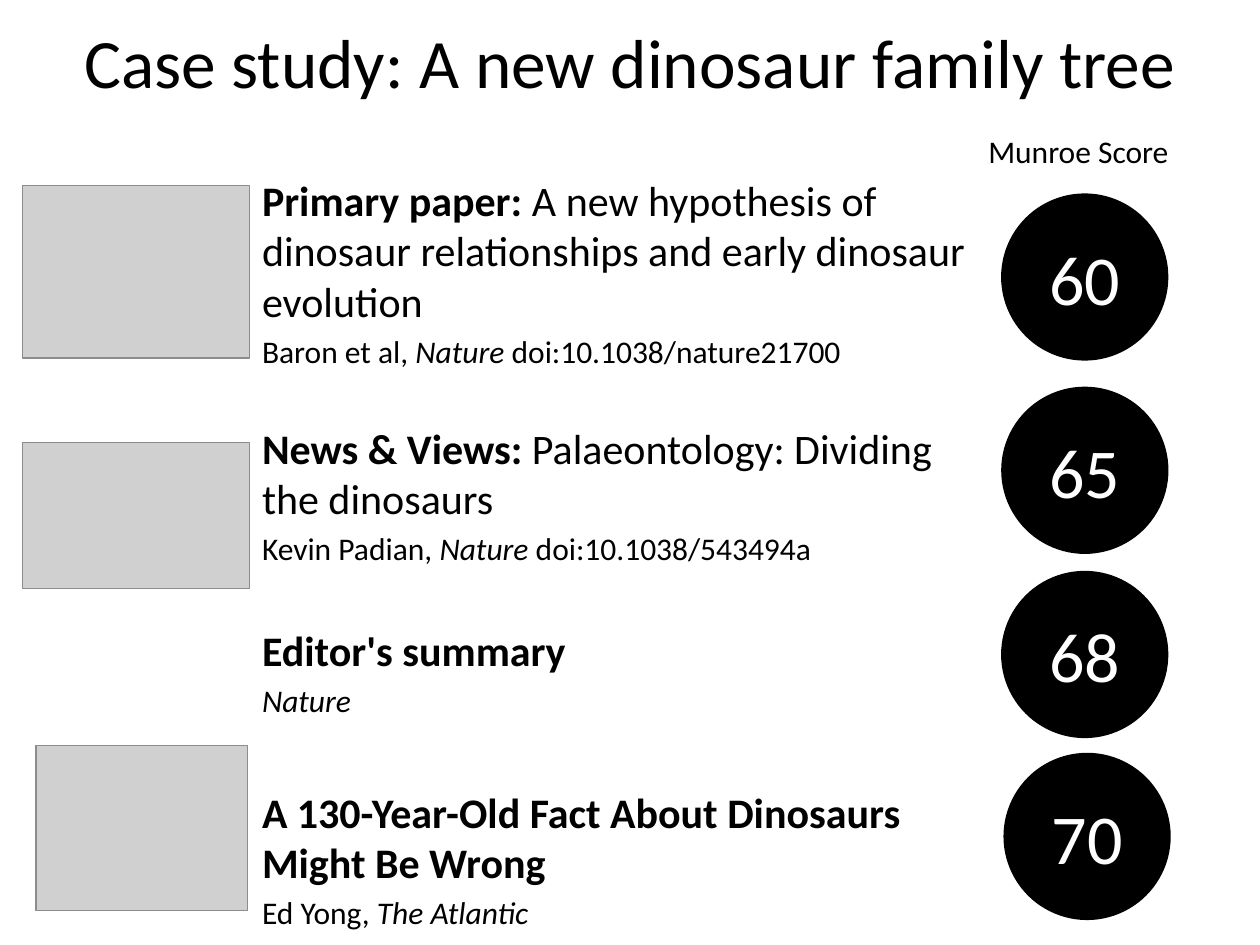
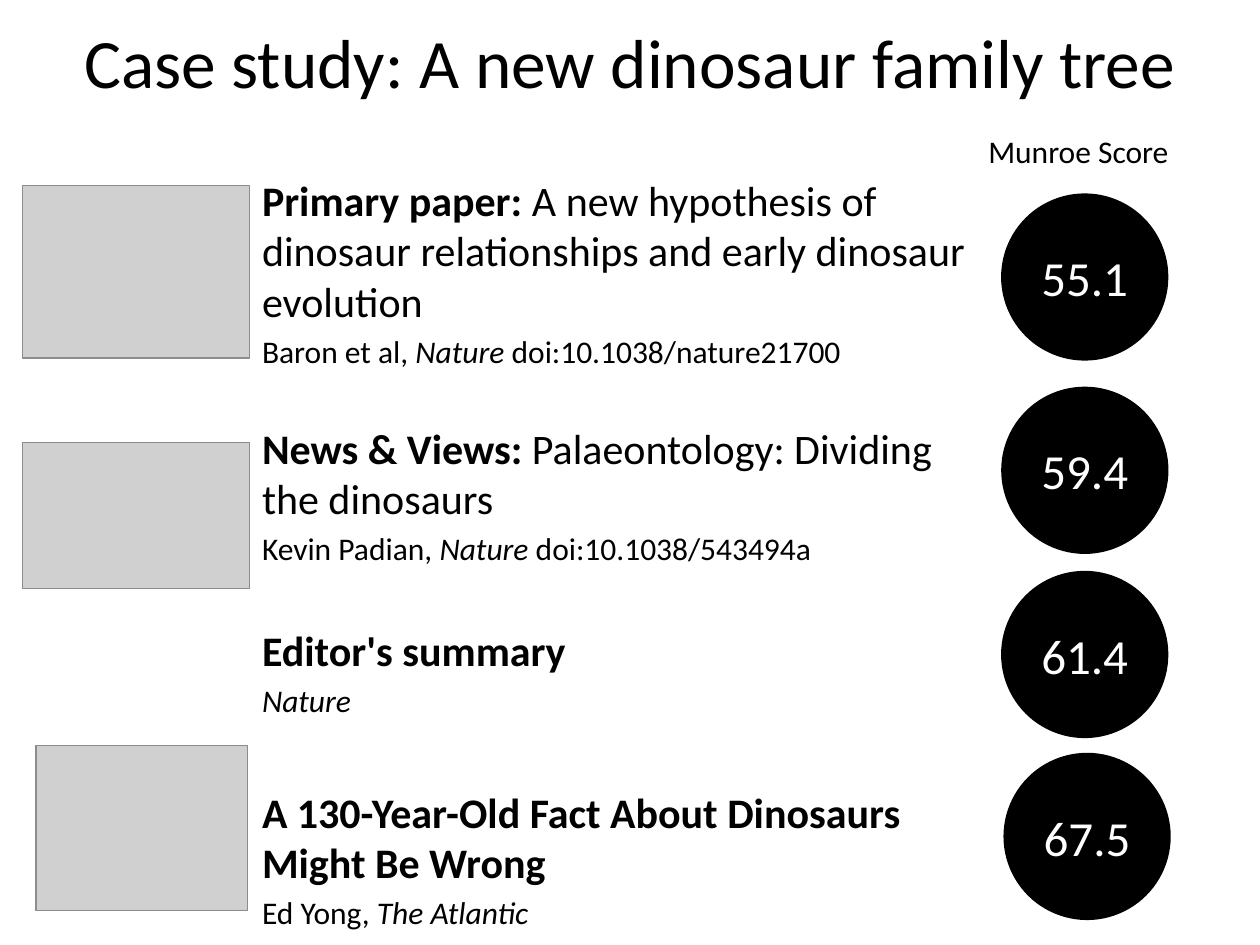
Before and after one commit to ejh243/MunroeJargonProfiler, a slide deck: slide 1 of introductory_slides/case_study_dinosaurs.pptx. Drawn at 1260x945 pixels with LibreOffice and Linux fonts; fonts in the diff are those of the drawing; grey boxes stand for pictures. Boxes give left, top, right and bottom in pixels: in the first picture for what was removed or moved away, otherwise in the second. Text is boxed around its words. In the diff, an @@ line names an element or a change of style, - is before the commit and + after.

Commit message:
minor changes to the slides

```diff
--- a/introductory_slides/case_study_dinosaurs.pptx
+++ b/introductory_slides/case_study_dinosaurs.pptx
@@ text in ellipse at (x1=1041, y1=264, x2=1128, y2=297): text changed; size 40 to 28 pt @@
-60
+55.1
@@ text in ellipse at (x1=1041, y1=457, x2=1128, y2=490): text changed; size 40 to 28 pt @@
-65
+59.4
@@ text in ellipse at (x1=1041, y1=641, x2=1128, y2=675): text changed; size 40 to 28 pt @@
-68
+61.4
@@ text in ellipse at (x1=1044, y1=823, x2=1131, y2=857): text changed; size 40 to 28 pt @@
-70
+67.5
```
